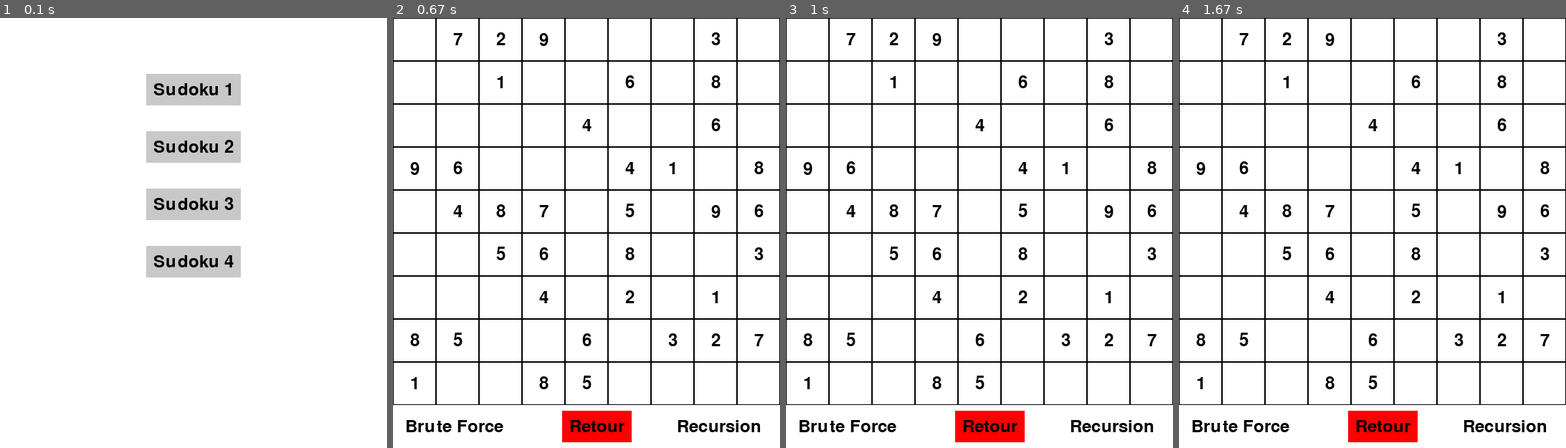
Above: before the commit, frames 1-4 (left to right).
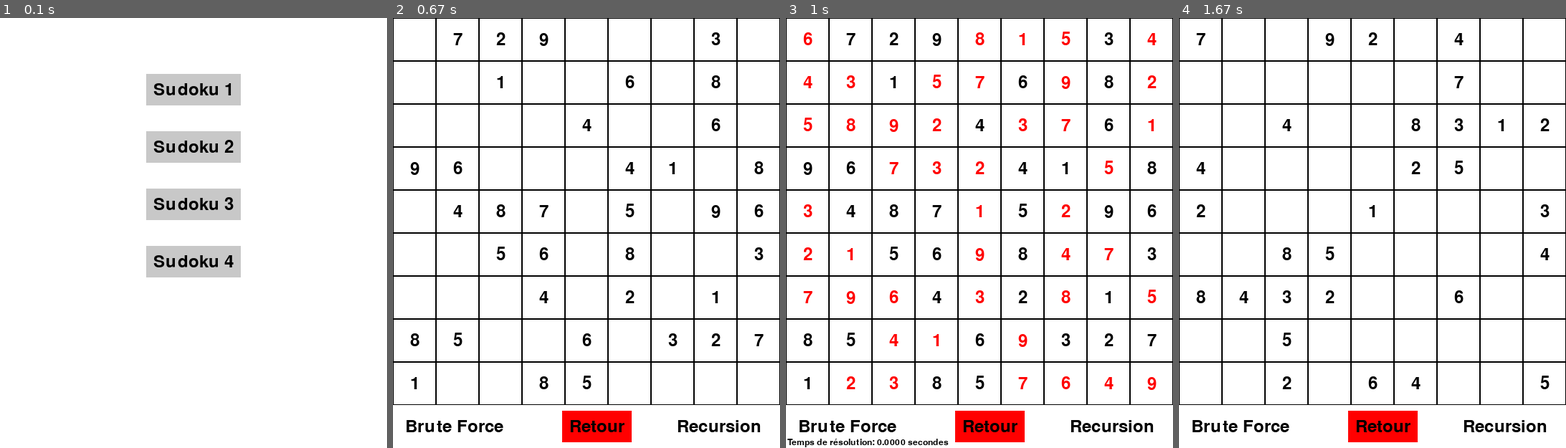
Above: after the commit, the same moments.

Repository: helio-aubrun/Sudoku-Solver
Game: pygame game, started from sudoku_pygame.py
The game is run twice, just before and just after one commit, with the same random seed, the same clock (stepped at 60 frames per second) and the same inputs.
Inputs (mouse positions are in pixels of both pictures, inside the frame that each line leads up to):
- Up to frame 1 (0.1 s): no input
- Up to frame 2 (0.67 s): click "Sudoku 1" at 0.38 s
- Up to frame 3 (1 s): click "Recursion" at 0.72 s
- Up to frame 4 (1.67 s): click "Retour" at 1.05 s; click (1372, 147) at 1.38 s, where only the run after the commit has a clickable "Sudoku 2"

Frames 1-2 are identical in both runs. In frame 3, 2.2% of the frame differs, in the area x 0-96%, y 3-100%; in frame 4, 2.2%, in the area x 4-96%, y 3-87%.

Commit message:
better button
add better button more accurate

Diff:
--- a/sudoku_pygame.py
+++ b/sudoku_pygame.py
@@ -112,6 +112,7 @@
                     running = False
                 elif event.type == pygame.MOUSEBUTTONDOWN:
                     if event.button == 1:
+                        x,y = event.pos
                         if self.sudoku_grid is None:
                             button_rects = self.draw_buttons()
                             for i, rect in enumerate(button_rects):
@@ -121,16 +122,17 @@
                                     self.sudoku_grid = self.load_sudoku(selected_file)
                                     break
                             self.solving_method = None
-                        elif event.pos[0] > self.WIDTH // 4 - 100 and event.pos[0] < self.WIDTH // 4 and event.pos[1] > self.HEIGHT - 80 and event.pos[1] < self.HEIGHT - 30:
-                            self.solving_method = self.solve_with_brute_force
-                        elif event.pos[0] > 3 * self.WIDTH // 4 and event.pos[0] < 3 * self.WIDTH // 4 + 100 and event.pos[1] > self.HEIGHT - 80 and event.pos[1] < self.HEIGHT - 30:
-                            self.solving_method = self.solve_with_recursion
-                        elif event.pos[0] > self.WIDTH // 2 - 50 and event.pos[0] < self.WIDTH // 2 + 50 and event.pos[1] > self.HEIGHT - 30 and event.pos[1] < self.HEIGHT:
-                            self.sudoku_grid = None
-                            self.selected_button = None
-                            self.solving_method = None
-                            self.solve_time = None
-                            missing_numbers = None
+                        elif 548 < y < 592:
+                            if 19 < x < 157:
+                                self.solving_method = self.solve_with_brute_force
+                            elif 397 < x < 512:
+                                self.solving_method = self.solve_with_recursion
+                            elif 237 < x < 333:
+                                self.sudoku_grid = None
+                                self.selected_button = None
+                                self.solving_method = None
+                                self.solve_time = None
+                                missing_numbers = None
                         if event.button == 1:  # L'utilisateur clique avec le bouton gauche de la souris
                             cell_size = self.WIDTH // 9
 
